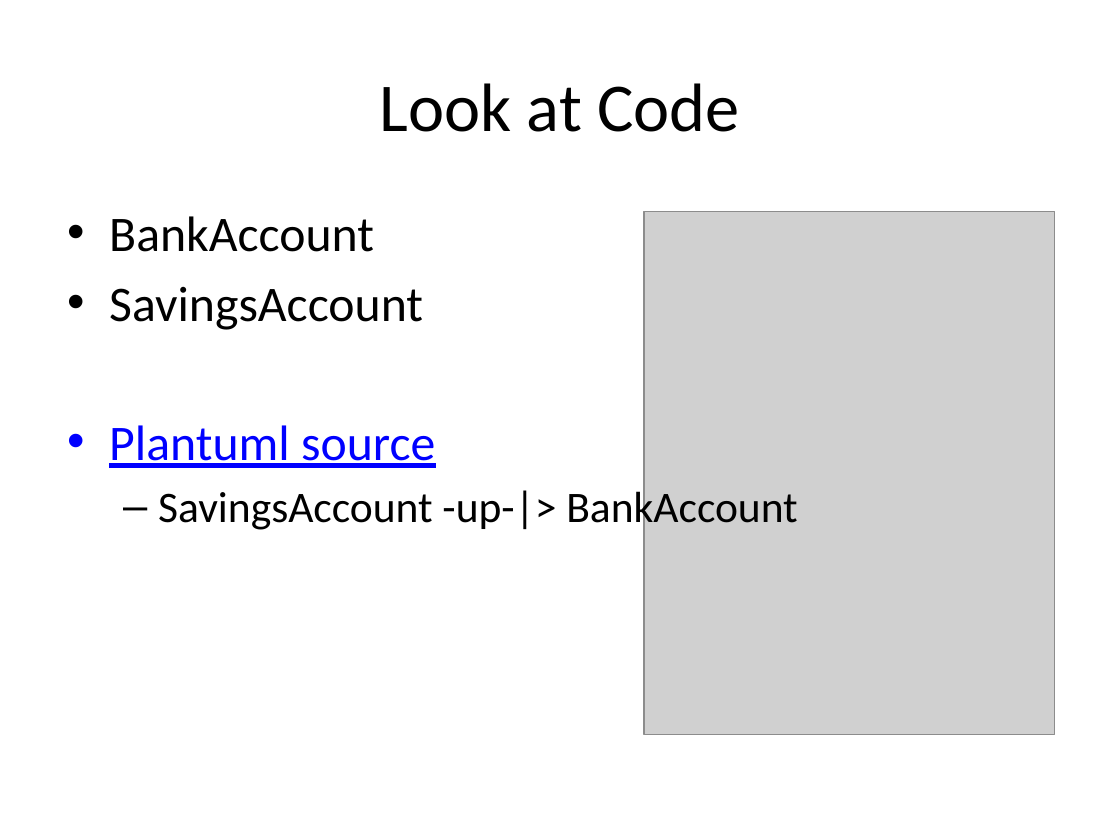
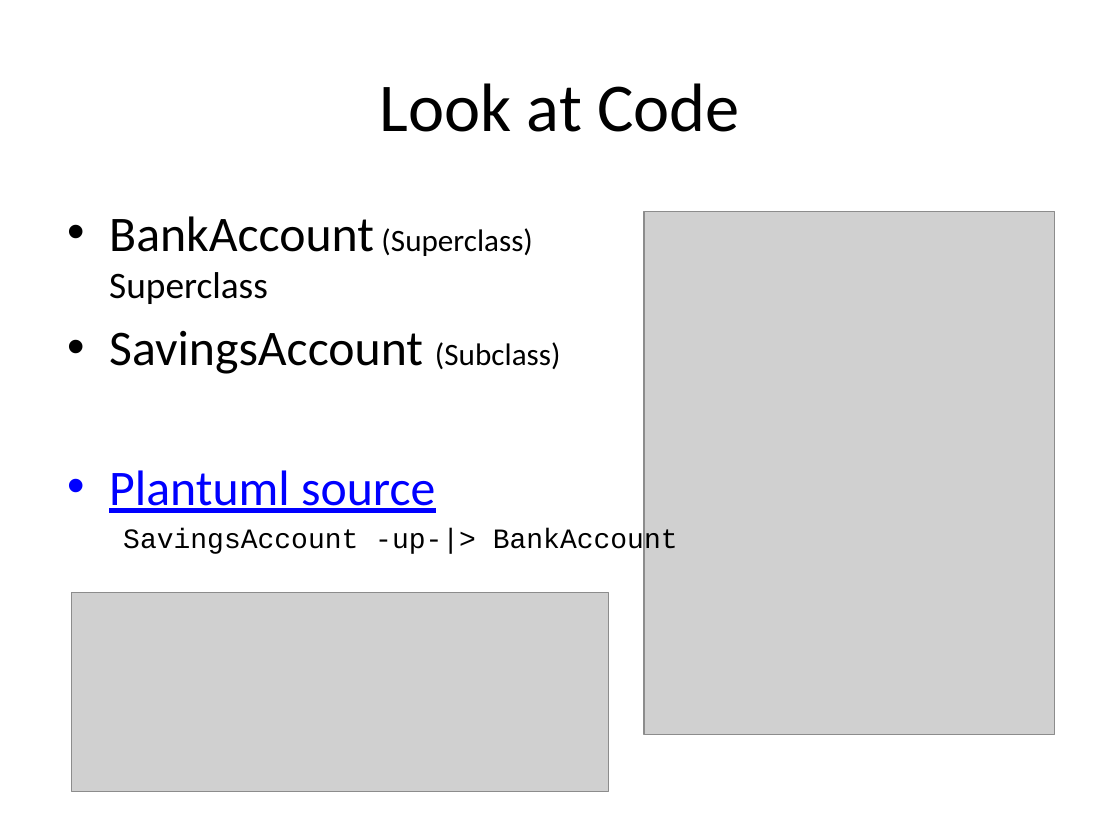
Before and after one commit to RHIT-CSSE/csse220, a slide deck: slide 6 of ClassMaterials/Inheritance/Slides/Inheritance.pptx. Drawn at 1120x840 pixels with LibreOffice and Linux fonts; fonts in the diff are those of the drawing; grey boxes stand for pictures. Boxes give left, top, right and bottom in pixels: in the first picture for what was removed or moved away, otherwise in the second. Text is boxed around its words. In the diff, an @@ line names an element or a change of style, - is before the commit and + after.

```diff
--- a/ClassMaterials/Inheritance/Slides/Inheritance.pptx
+++ b/ClassMaterials/Inheritance/Slides/Inheritance.pptx
@@ text at (x1=109, y1=216, x2=560, y2=374): text changed @@
-• BankAccount
-• SavingsAccount
+• BankAccount (Superclass)
+  Superclass
+• SavingsAccount (Subclass)
@@ text at (x1=123, y1=529, x2=678, y2=557): size 28 to 18 pt, font Calibri to Courier New in "SavingsAccount -up-|> BankAccount"; bullet – to none; less space between paragraphs @@
@@ picture added at (x1=72, y1=592, x2=608, y2=792) @@
```
Also in this commit, not shown: 9 other slides changed, 2 slides added.
